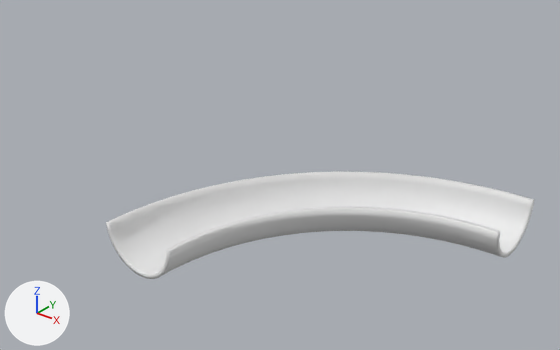
What one commit did to the Blender file Assets/Models/track_simple_curve.blend.
Camera for both pictures: a 50 mm camera at (11.44, -9.37, 8.47) aimed at (0.07, 4.85, -0.34). Lighting does not change. The marker at lower left points along +X, +Y and +Z.

Names of what the first picture shows: 'track_simple_curve_right'.
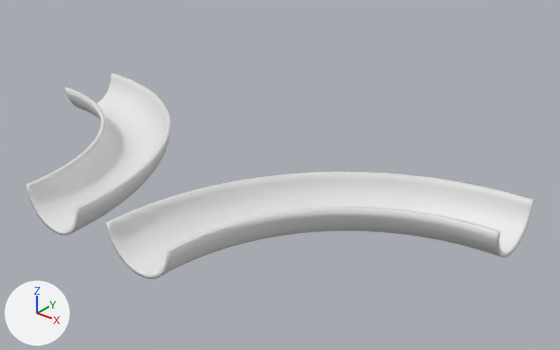
What differs and where, as boxes (x1, y1, x2, y2) in the pictures (560 x 350 px):
'track_simple_curve_left', added: after (26, 73, 171, 235)

What changed in the scene script:
```text
Add me_circle_001:
    me_circle_001.from_pydata(...)  # 714 vertices, 712 faces; spans x -6.0..1.0, y 0.0..7.0, z -1.0..0.0
    me_circle_001.polygons.foreach_set('use_smooth', [True] * 712)
Add ob_track_simple_curve_left:
    ob_track_simple_curve_left = bpy.data.objects.new('track_simple_curve_left', me_circle_001)
    ob_track_simple_curve_left.location = (-3.0, 0.0, 0.0)
```
